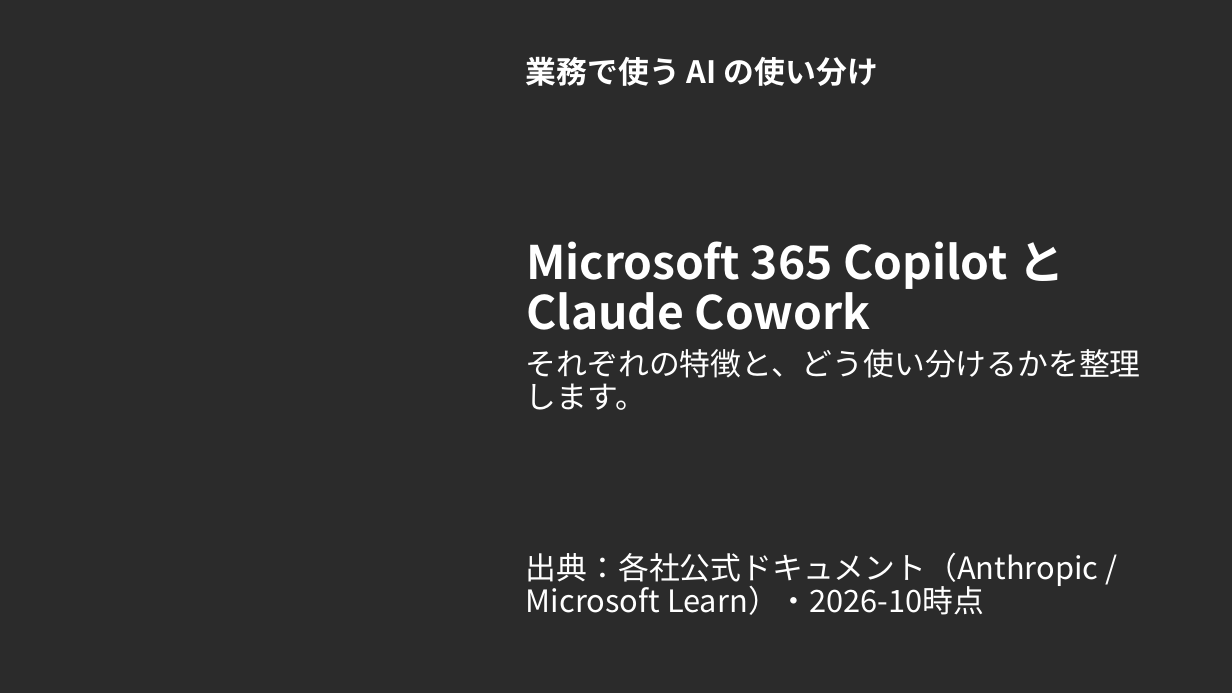
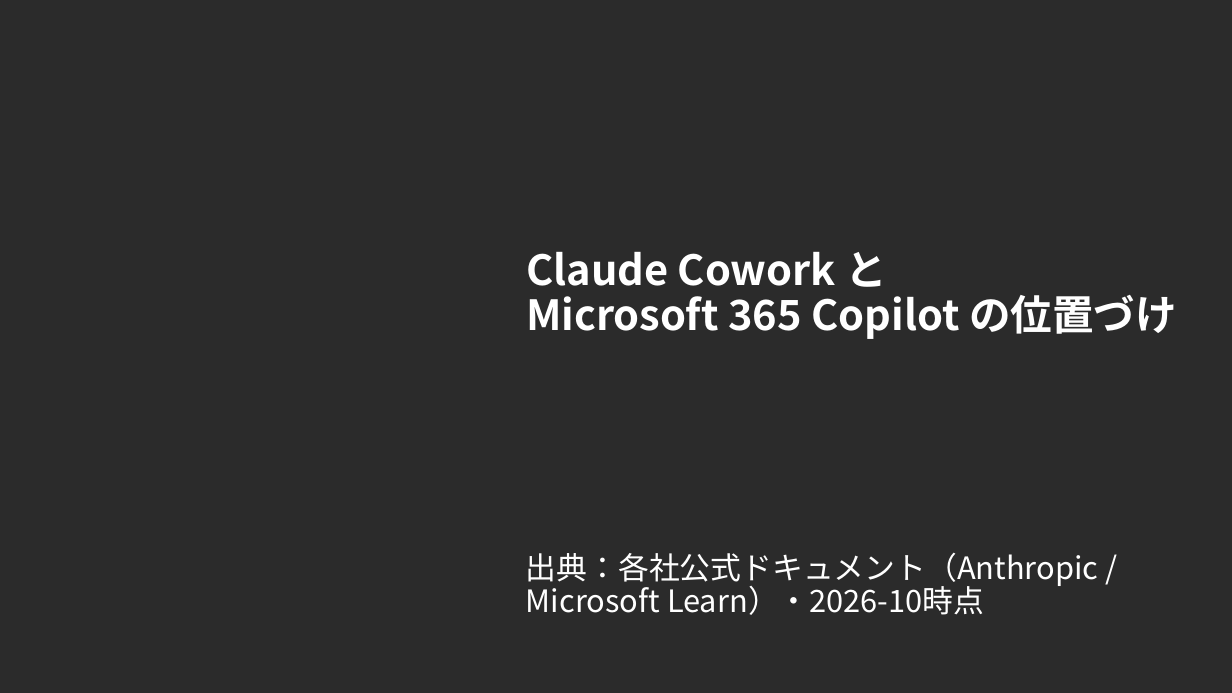
Before and after one commit to ctc-itkr/claude-hands-on, a slide deck: slide 1 of 配布/Copilot_Cowork_かんたん比較.pptx. Drawn at 1232x693 pixels with LibreOffice and Linux fonts; fonts in the diff are those of the drawing; background and template pictures are left out; a plain dark background stands for a picture behind light text. Boxes give left, top, right and bottom in pixels: in the first picture for what was removed or moved away, otherwise in the second. Text is boxed around its words. In the diff, an @@ line names an element or a change of style, - is before the commit and + after.

```diff
--- a/配布/Copilot_Cowork_かんたん比較.pptx
+++ b/配布/Copilot_Cowork_かんたん比較.pptx
@@ text removed at [526, 57, 878, 86] @@
-業務で使う AI の使い分け
@@ title at [526, 252, 1177, 339]: text changed; size 36 to 32.4 pt @@
-Microsoft 365 Copilot と Claude Cowork
+Claude Cowork と
+Microsoft 365 Copilot の位置づけ
@@ text removed at [526, 349, 1141, 410] @@
-それぞれの特徴と、どう使い分けるかを整理します。
```
Also in this commit, not shown: 2 other slides changed.
